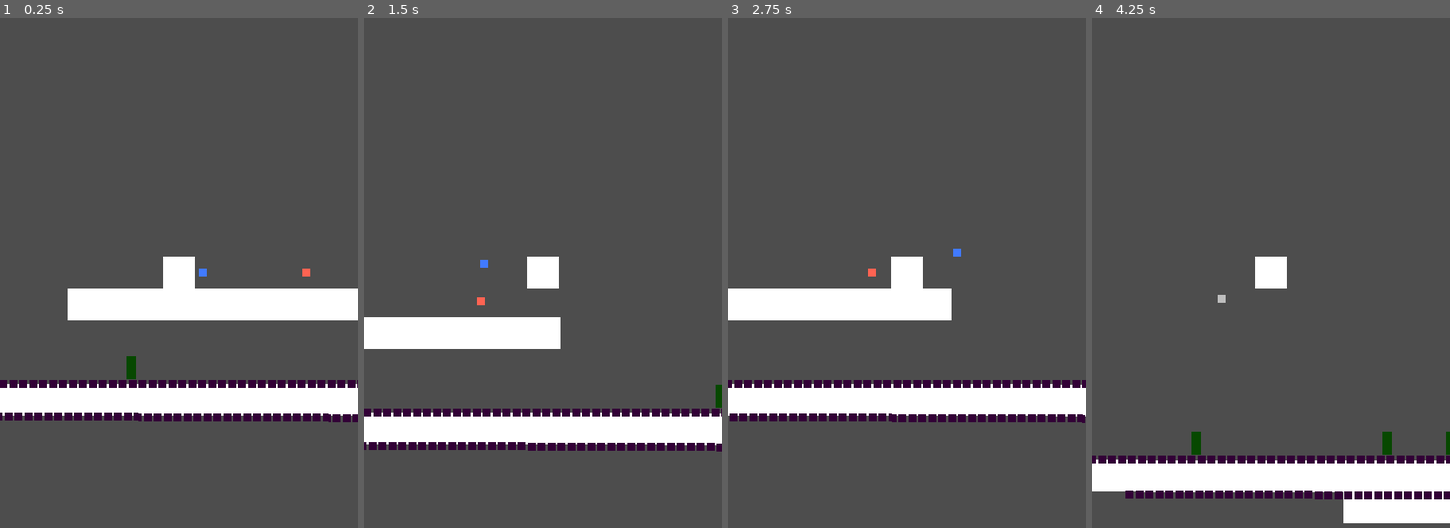
Above: before the commit, frames 1-4 (left to right).
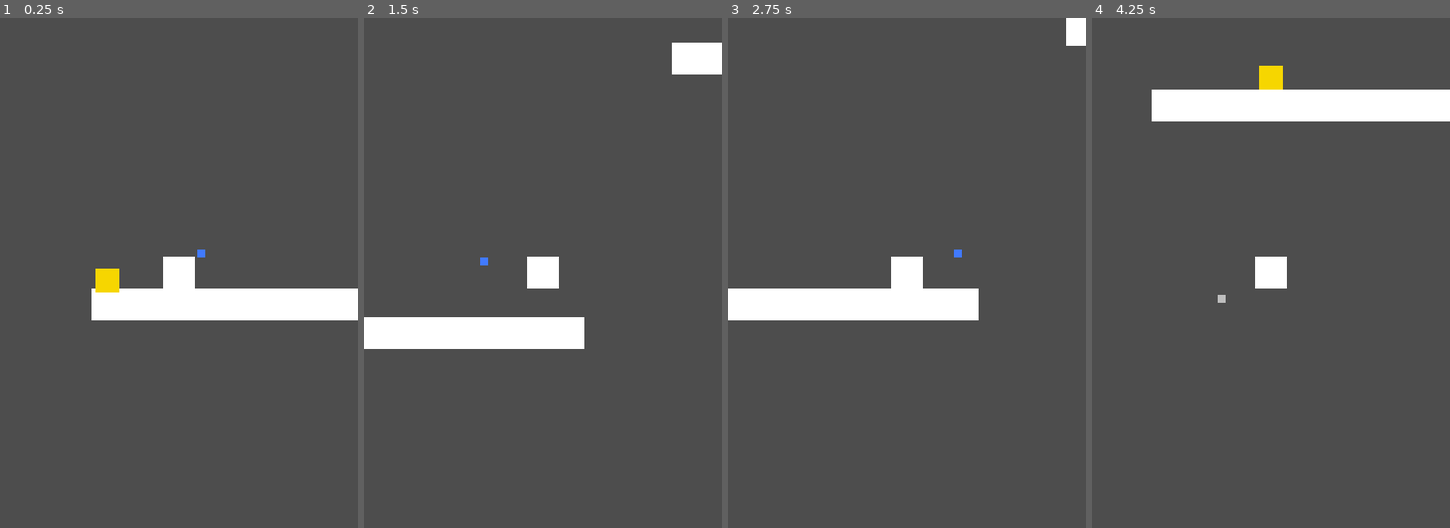
Above: after the commit, the same moments.

Repository: TylerPelaez/Sprouts
Game: Godot game, scene res://Levels/GroundLevel1.tscn
Two runs of this game, one before a commit and one after it. Both use one fixed random seed, a clock stepped at 60 frames per second and the inputs below. This scene is started directly instead of the project's main scene.
Inputs:
- Up to frame 1 (0.25 s): no input
- Up to frame 2 (1.5 s): tap Enter at 0.5 s; hold E (Hit Switch) 0.53-1.28 s; hold D (Right) from 0.53 s (still down); tap Space (Jump) at 0.77 s; tap E (Hit Switch) at 1.35 s
- Up to frame 3 (2.75 s): tap Space (Jump) at 1.52 s; release D (Right) at 2.03 s; hold A (Left) from 2.03 s (still down); hold E (Hit Switch) from 2.03 s (still down)
- Up to frame 4 (4.25 s): release A (Left) at 2.78 s; release E (Hit Switch) at 2.78 s; hold D (Right) from 2.78 s (still down); tap E (Hit Switch) at 2.85 s; tap Space (Jump) at 3.02, 3.77 s; hold E (Hit Switch) from 3.53 s (still down)

The runs differ from the first frame. In frame 1, 8.7% of the frame differs, in the area x 0-100%, y 45-80%; in frame 2, 9.2%; in frame 3, 8.6%; in frame 4, 15%, in the area x 0-100%, y 9-100%.

Commit message:
tooo tired

Diff:
--- a/Levels/AirLevel1.tscn
+++ b/Levels/AirLevel1.tscn
@@ -38,6 +38,8 @@
 
 [node name="Air_level_1" type="Node2D"]
 script = ExtResource("1_k2wap")
+player_has_jump = null
+player_has_companion = null
 
 [node name="Camera2D" type="Camera2D" parent="."]
 position = Vector2(96, 288)
--- a/Levels/GroundLevel1.tscn
+++ b/Levels/GroundLevel1.tscn
@@ -1,7 +1,8 @@
-[gd_scene load_steps=12 format=3 uid="uid://evg4mo1jtqj0"]
+[gd_scene load_steps=13 format=3 uid="uid://evg4mo1jtqj0"]
 
 [ext_resource type="Script" path="res://Scripts/LevelController.gd" id="1_xnj5y"]
 [ext_resource type="Texture2D" uid="uid://bxn8kvm570f80" path="res://Art/Test/White.png" id="2_npm4k"]
+[ext_resource type="PackedScene" uid="uid://d2ngs33h645x4" path="res://Prefabs/KillArea.tscn" id="4_jrdun"]
 [ext_resource type="PackedScene" uid="uid://bk5j2w78ju833" path="res://Prefabs/pills.tscn" id="5_pvs2g"]
 [ext_resource type="PackedScene" uid="uid://bucqxfshflxln" path="res://Prefabs/SpikeEnemy.tscn" id="6_6hxw7"]
 [ext_resource type="PackedScene" uid="uid://sm5n8ljv3sdn" path="res://Prefabs/BatTest.tscn" id="7_77syx"]
@@ -32,6 +33,8 @@
 
 [node name="Ground_level_1" type="Node2D"]
 script = ExtResource("1_xnj5y")
+player_has_jump = null
+player_has_companion = null
 
 [node name="Camera2D" type="Camera2D" parent="."]
 position = Vector2(96, 288)
@@ -39,7 +42,7 @@
 editor_draw_drag_margin = true
 
 [node name="PlayerSpawnPosition" type="Marker2D" parent="."]
-position = Vector2(-96, 288)
+position = Vector2(1032, 2440)
 gizmo_extents = 20.0
 
 [node name="Environment" type="Node2D" parent="."]
@@ -145,6 +148,50 @@
 position = Vector2(-9.53674e-07, 0)
 shape = SubResource("RectangleShape2D_irls3")
 
+[node name="TestGround14" type="StaticBody2D" parent="Environment/Ground"]
+position = Vector2(1632, 1264)
+scale = Vector2(10, 1)
+
+[node name="Sprite2D" type="Sprite2D" parent="Environment/Ground/TestGround14"]
+texture = ExtResource("2_npm4k")
+
+[node name="CollisionShape2D" type="CollisionShape2D" parent="Environment/Ground/TestGround14"]
+position = Vector2(-9.53674e-07, 0)
+shape = SubResource("RectangleShape2D_irls3")
+
+[node name="TestGround15" type="StaticBody2D" parent="Environment/Ground"]
+position = Vector2(1176, 2544)
+scale = Vector2(10, 1)
+
+[node name="Sprite2D" type="Sprite2D" parent="Environment/Ground/TestGround15"]
+texture = ExtResource("2_npm4k")
+
+[node name="CollisionShape2D" type="CollisionShape2D" parent="Environment/Ground/TestGround15"]
+position = Vector2(-9.53674e-07, 0)
+shape = SubResource("RectangleShape2D_irls3")
+
+[node name="TestGround16" type="StaticBody2D" parent="Environment/Ground"]
+position = Vector2(656, 1776)
+scale = Vector2(10, 1)
+
+[node name="Sprite2D" type="Sprite2D" parent="Environment/Ground/TestGround16"]
+texture = ExtResource("2_npm4k")
+
+[node name="CollisionShape2D" type="CollisionShape2D" parent="Environment/Ground/TestGround16"]
+position = Vector2(-9.53674e-07, 0)
+shape = SubResource("RectangleShape2D_irls3")
+
+[node name="TestGround17" type="StaticBody2D" parent="Environment/Ground"]
+position = Vector2(16, 1768)
+scale = Vector2(10, 1)
+
+[node name="Sprite2D" type="Sprite2D" parent="Environment/Ground/TestGround17"]
+texture = ExtResource("2_npm4k")
+
+[node name="CollisionShape2D" type="CollisionShape2D" parent="Environment/Ground/TestGround17"]
+position = Vector2(-9.53674e-07, 0)
+shape = SubResource("RectangleShape2D_irls3")
+
 [node name="TestGround12" type="StaticBody2D" parent="Environment/Ground"]
 position = Vector2(1808, 1760)
 scale = Vector2(10, 1)
@@ -153,6 +200,17 @@
 texture = ExtResource("2_npm4k")
 
 [node name="CollisionShape2D" type="CollisionShape2D" parent="Environment/Ground/TestGround12"]
+position = Vector2(-9.53674e-07, 0)
+shape = SubResource("RectangleShape2D_irls3")
+
+[node name="TestGround18" type="StaticBody2D" parent="Environment/Ground"]
+position = Vector2(464, 1632)
+scale = Vector2(10, 1)
+
+[node name="Sprite2D" type="Sprite2D" parent="Environment/Ground/TestGround18"]
+texture = ExtResource("2_npm4k")
+
+[node name="CollisionShape2D" type="CollisionShape2D" parent="Environment/Ground/TestGround18"]
 position = Vector2(-9.53674e-07, 0)
 shape = SubResource("RectangleShape2D_irls3")
 
@@ -220,6 +278,17 @@
 
 [node name="CollisionShape2D" type="CollisionShape2D" parent="Environment/Ground/StaticBody2D3"]
 position = Vector2(1328, 1480)
+shape = SubResource("RectangleShape2D_vna0b")
+
+[node name="StaticBody2D4" type="StaticBody2D" parent="Environment/Ground"]
+
+[node name="Sprite2D" type="Sprite2D" parent="Environment/Ground/StaticBody2D4"]
+position = Vector2(368, 1656)
+scale = Vector2(1, 7.75)
+texture = ExtResource("2_npm4k")
+
+[node name="CollisionShape2D" type="CollisionShape2D" parent="Environment/Ground/StaticBody2D4"]
+position = Vector2(368, 1656)
 shape = SubResource("RectangleShape2D_vna0b")
 
 [node name="KillAreas" type="Node2D" parent="Environment"]
@@ -277,9 +346,44 @@
 [node name="Switch3" parent="." instance=ExtResource("9_mdpgx")]
 position = Vector2(1912, 1936)
 
+[node name="Switch5" parent="." instance=ExtResource("9_mdpgx")]
+position = Vector2(888, 2496)
+
+[node name="Switch6" parent="." instance=ExtResource("9_mdpgx")]
+position = Vector2(-352, 1568)
+
+[node name="Switch7" parent="." instance=ExtResource("9_mdpgx")]
+position = Vector2(1056, 1504)
+
+[node name="Switch8" parent="." instance=ExtResource("9_mdpgx")]
+position = Vector2(1312, 1208)
+
 [node name="Switch4" parent="." instance=ExtResource("9_mdpgx")]
 position = Vector2(1336, 664)
+
+[node name="KillArea" parent="." instance=ExtResource("4_jrdun")]
+position = Vector2(544, 1672)
+scale = Vector2(0.5, 0.5)
+
+[node name="KillArea3" parent="." instance=ExtResource("4_jrdun")]
+position = Vector2(1968, 1168)
+scale = Vector2(0.5, 0.5)
+
+[node name="KillArea2" parent="." instance=ExtResource("4_jrdun")]
+position = Vector2(600, 832)
+scale = Vector2(0.2, 0.5)
+
+[node name="MovingPlatform2" parent="." instance=ExtResource("10_yd0r8")]
+position = Vector2(1216, 760)
+
+[node name="Position2" parent="MovingPlatform2" index="2"]
+position = Vector2(-3048, 0)
+
+[node name="Node2D3" parent="." instance=ExtResource("7_77syx")]
+position = Vector2(904, 424)
+num_bats = 1
 
 [editable path="Node2D"]
 [editable path="Node2D2"]
 [editable path="MovingPlatform"]
+[editable path="MovingPlatform2"]
